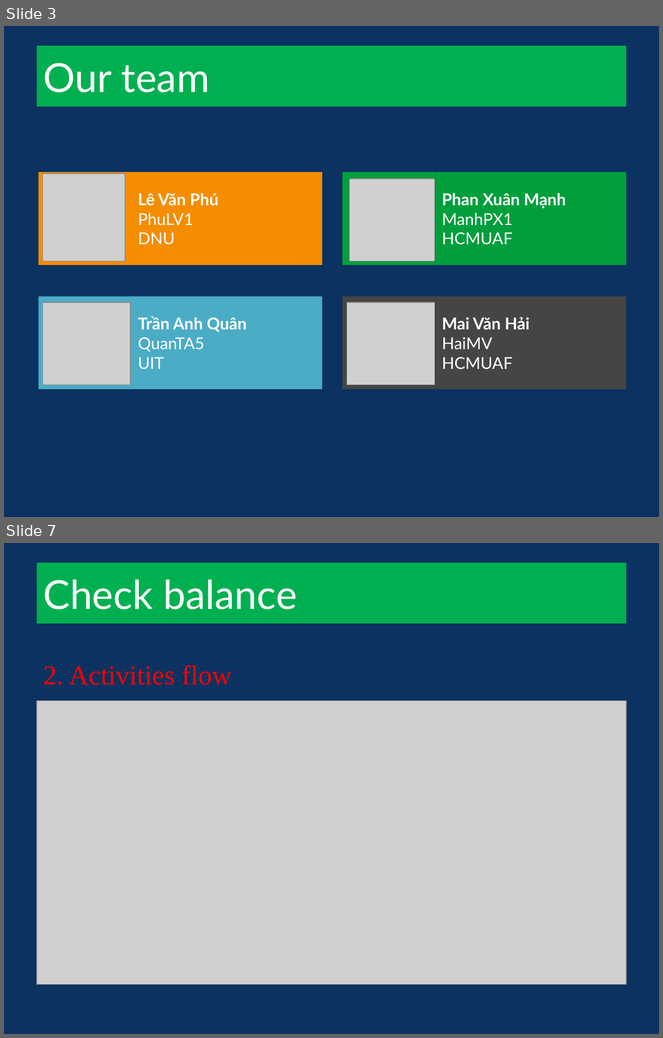
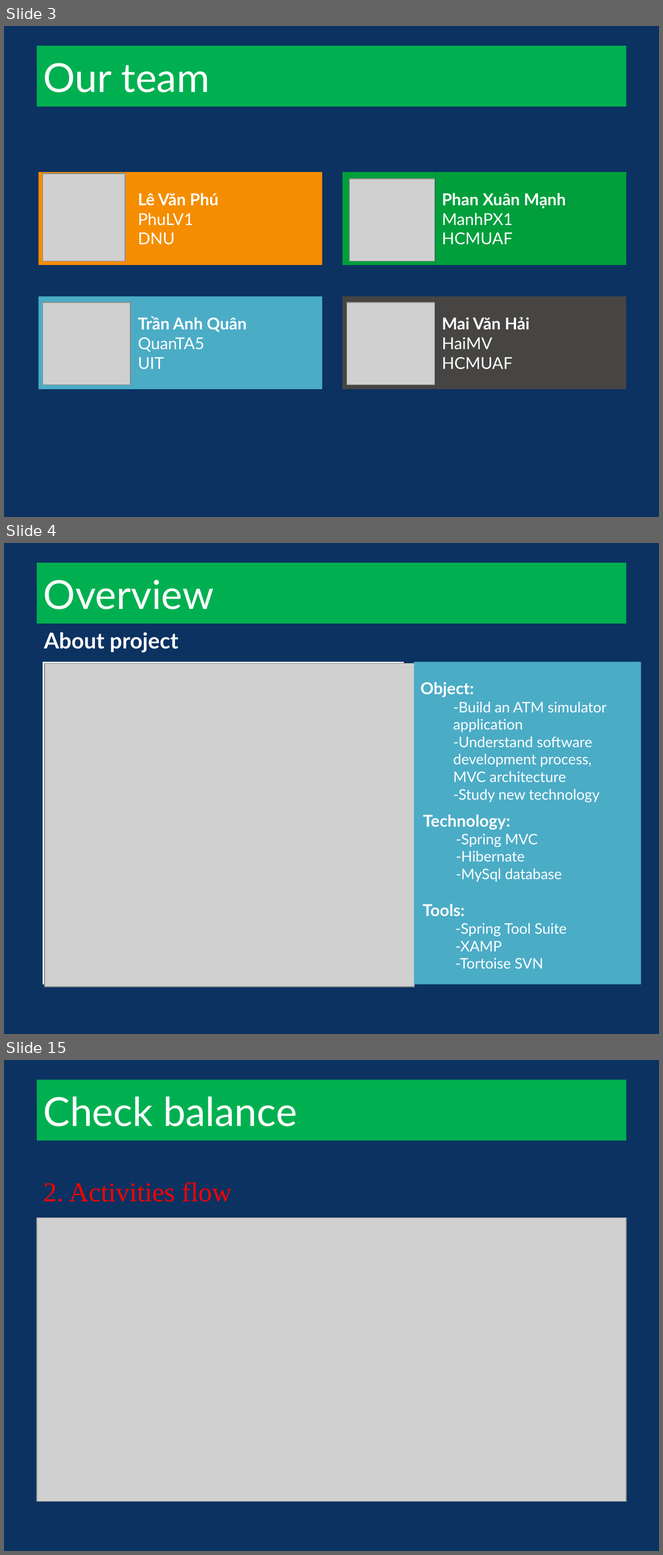
Before and after one commit to heartsmile/ATM_HMPQ, a slide deck: doc/ATM slide.pptx. Shown one above the other, each under a label of ours: slides 3 and 7 before the commit, slides 3, 4 and 15 after it; the slides between them are not shown. The pictures are 663x1038 and 663x1555 pixels, drawn with LibreOffice and Linux fonts; fonts in the diff are those of the drawing; grey boxes stand for pictures; background and template pictures are left out. Boxes give left, top, right and bottom in pixels: in the first picture for what was removed or moved away, otherwise in the second. Text is boxed around its words. In the diff, an @@ line names an element or a change of style, - is before the commit and + after.

```diff
--- a/doc/ATM slide.pptx
+++ b/doc/ATM slide.pptx
@@ slide 4 added at bbox=[4, 543, 659, 1034], background #0B3261 @@
@@ title added at bbox=[37, 563, 626, 624], fill #00B050, 44 pt, text #FFFFFF @@
+Overview
@@ text added at bbox=[44, 632, 178, 653], 24 pt, text #FFFFFF, bold @@
+About project
@@ rectangle added at bbox=[42, 662, 404, 984], fill #FFFFFF @@
@@ picture added at bbox=[45, 664, 414, 987] @@
@@ rectangle added at bbox=[414, 662, 641, 984], fill #4BACC6 @@
@@ text added at bbox=[421, 682, 607, 802], 16 pt, text #FFFFFF @@
+Object:
+  -Build an ATM simulator application
+  -Understand software development process, MVC architecture
+  -Study new technology
@@ text added at bbox=[423, 814, 562, 882], 16 pt, text #FFFFFF @@
+Technology:
+  -Spring MVC
+  -Hibernate
+  -MySql database
@@ text added at bbox=[423, 904, 567, 969], 16 pt, text #FFFFFF @@
+Tools:
+  -Spring Tool Suite
+  -XAMP
+  -Tortoise SVN
@@ what was slide 7 is now slide 15 @@
```
Also in this commit, not shown: 4 slides changed, 11 other slides added, 2 slides removed.
